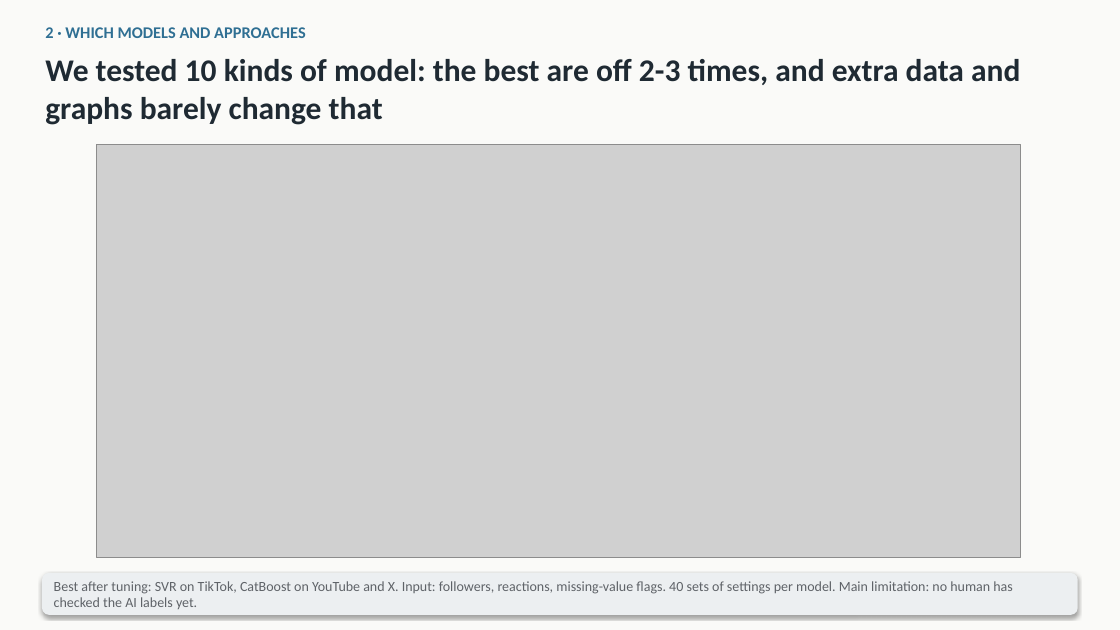
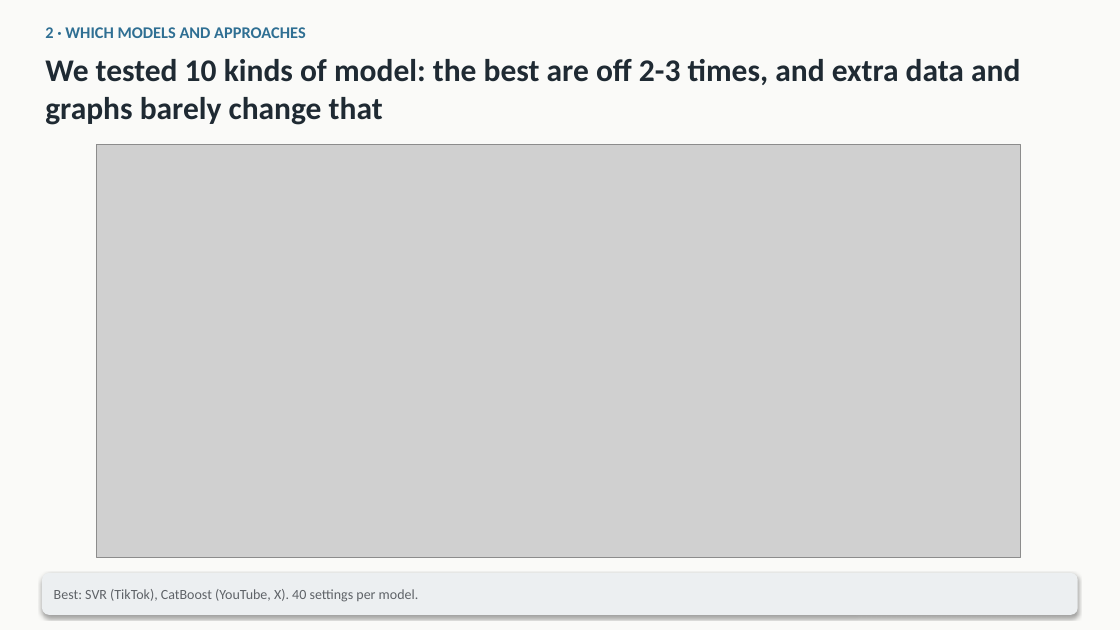
Before and after one commit to mikolaj-olesinski/Digital-Media-Analysis-PWR, a slide deck: slide 2 of pitchdeck/class_en.pptx. Drawn at 1120x630 pixels with LibreOffice and Linux fonts; fonts in the diff are those of the drawing; grey boxes stand for pictures. Boxes give left, top, right and bottom in pixels: in the first picture for what was removed or moved away, otherwise in the second. Text is boxed around its words. In the diff, an @@ line names an element or a change of style, - is before the commit and + after.

Commit message:
Register all experiments and label brands by industry in the text graph (#4)

```diff
--- a/pitchdeck/class_en.pptx
+++ b/pitchdeck/class_en.pptx
@@ text at [54, 589, 419, 602]: text changed @@
-Best after tuning: SVR on TikTok, CatBoost on YouTube and X. Input: followers, reactions, missing-value flags. 40 sets of settings per model. Main limitation: no human has checked the AI labels yet.
+Best: SVR (TikTok), CatBoost (YouTube, X). 40 settings per model.
```
Also in this commit, not shown: 4 other slides changed, 16 other files.
